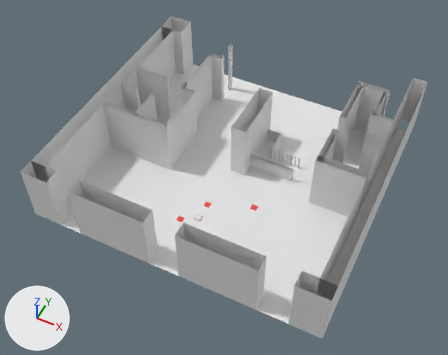
What one commit did to the Blender file asset-sources/room.blend.
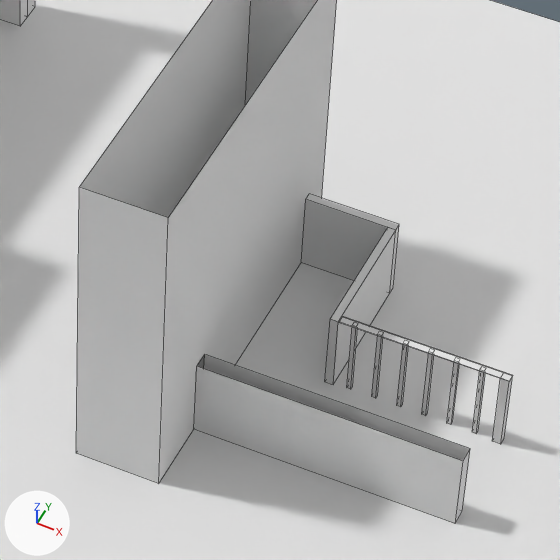
Each version appears first whole from a camera (50 mm lens) standing at (12.4, -27.8, 31.2) and looking at (0.1, -3.3, 0.6), and next in a close-up on the part from 49% to 69% of the width and 27% to 53% of the height. The lights are fixed; the arrows at lower left show +X, +Y and +Z. The close-ups show mesh edges as thin lines. Objects named as collision shapes, trigger or cutter boxes, shadow casters or lower levels of detail are left out.

Before the edit, the objects in view are built like this:
```python
me_floor = bpy.data.meshes.new('Floor')
me_floor.from_pydata(...)  # 4 vertices, 1 face; spans x -9.3..10.0, y -11.0..7.0, z 0.0
# before: 0 (10.0, -11.0, 0.0), 1 (-9.3, -11.0, 0.0), 2 (10.0, 7.0, 0.0), 3 (-9.3, 7.0, 0.0)
me_walls = bpy.data.meshes.new('Walls')
me_walls.from_pydata(...)  # 285 vertices, 156 faces, 1 loose edge; spans x -0.5..19.0, y -10.0..9.0, z 0.0..4.0
me_walls.materials.append(mat_wall)  # white #e7e7e7
# before: 165 (13.1, -0.1, 1.0) at pixel (463, 461), 166 (10.0, -0.1, 1.0) at pixel (196, 366), 167 (13.1, 0.1, 1.0) at pixel (470, 448), 168 (10.0, 0.1, 1.0) at pixel (204, 354)
ob_floor = bpy.data.objects.new('Floor', me_floor)
ob_floor.location = (0.0, 0.0, 0.0)
ob_walls = bpy.data.objects.new('Walls', me_walls)
ob_walls.location = (-9.0, -1.0, 0.0)
```
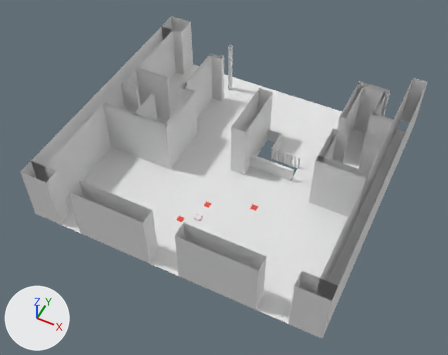
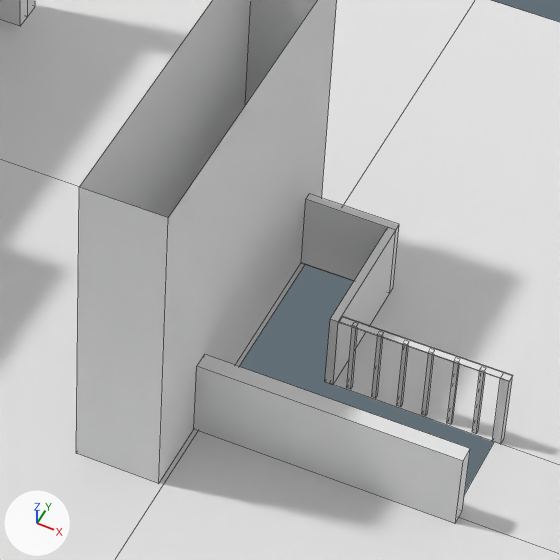
What changed in the scene script:
```text
Add mat_floor:
    mat_floor = diffuse_material('Floor')
    mat_floor.base_color = (0.8, 0.8, 0.8)  # white #e7e7e7
Change me_floor:
    where me_floor.from_pydata(...)  # 4 vertices, 1 face; spans x -9.3..10.0, y -11.0..7.0, z 0.0
    used by ob_floor; location = (0.0, 0.0, 0.0)
    verts and faces of me_floor; kept vertices keep their numbers, new ones are numbered from 4
    me_floor part 1
    add delete_faces([(0, 2, 3, 1)])
    add verts[4] = (1.1, -11.0, 0.0)
    add verts[5] = (1.1, 7.0, 0.0)
    add verts[6] = (-9.3, 1.8, 0.0)
    add verts[7] = (10.0, 0.2, 0.0)
    add verts[8] = (2.1, 1.8, 0.0)
    add verts[9] = (10.0, -1.0, 0.0)
    add verts[10] = (1.1, -1.0, 0.0)
    add verts[11] = (4.0, 0.2, 0.0)  # pixel (494, 441)
    add verts[12] = (4.0, -1.0, 0.0)
    add verts[13] = (2.0, 0.2, 0.0)  # pixel (329, 383)
    add verts[14] = (1.1, 1.8, 0.0)  # pixel (305, 264)
    add verts[15] = (1.1, 1.8, 0.0)  # pixel (305, 264)
    add faces += [(2, 5, 14, 8, 13, 11, 7), (3, 6, 8, 14, 5), (1, 4, 10, 15, 8, 6), (7, 11, 12, 9), (0, 9, 12, 10, 4)]
    add me_floor.materials.append(mat_floor)  # white #e7e7e7
Change me_walls:
    where me_walls.from_pydata(...)  # 285 vertices, 156 faces, 1 loose edge; spans x -0.5..19.0, y -10.0..9.0, z 0.0..4.0
    used by ob_walls; location = (-9.0, -1.0, 0.0)
    verts and faces of me_walls; kept vertices keep their numbers, new ones are numbered from 285
    me_walls part 2
    add faces += [(165, 167, 168, 166)]
```

Pixel boxes (x1, y1, x2, y2) of what changed, in the close-ups (560 x 560 px):
part 1 of me_floor, built on
    both: (0, 0, 560, 560)
part 2 of me_walls, added
    after: (197, 354, 470, 461)
